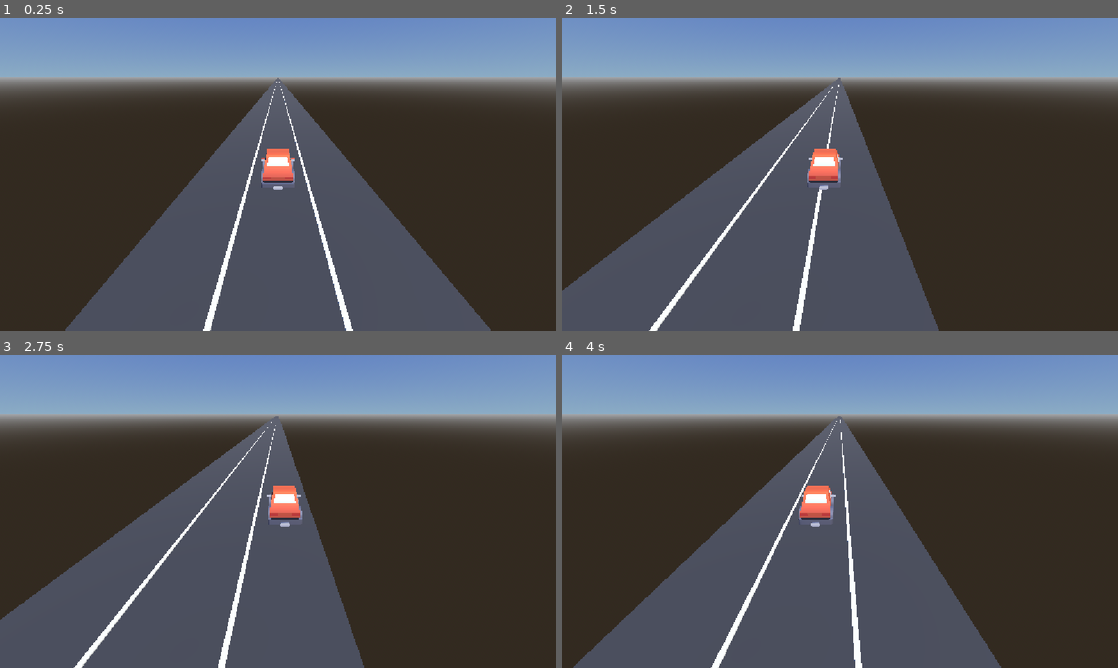
Above: before the commit, frames 1-4 (two rows, left to right).
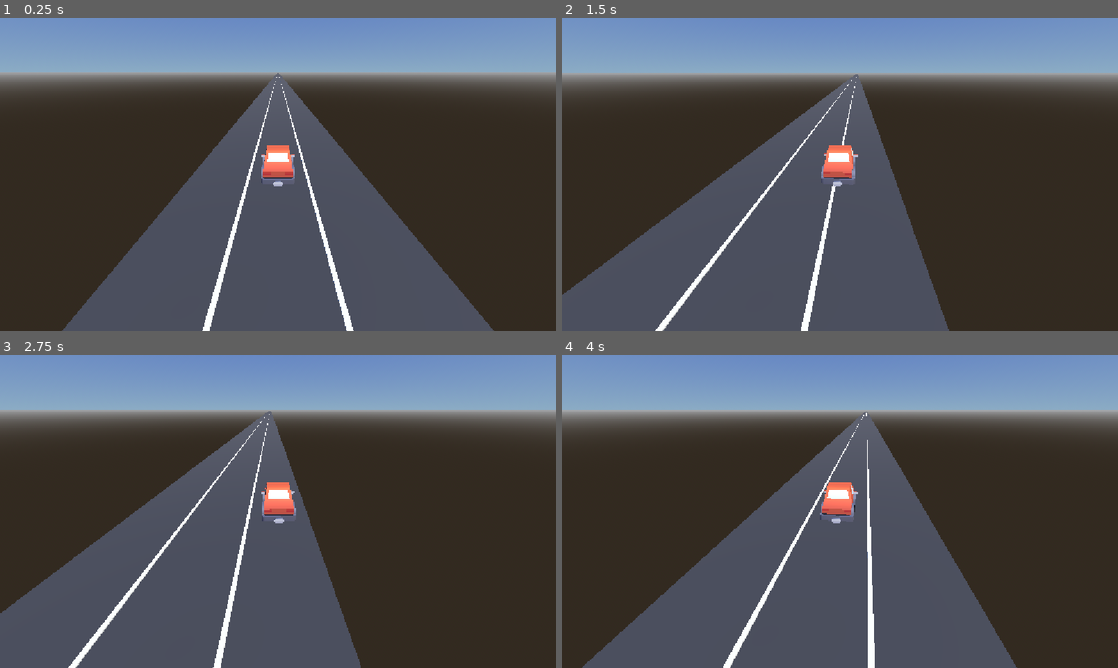
Above: after the commit, the same moments.

Repository: tiago-xavier-braga/LearnGodotEngine
Game: Godot game, scene res://scenes/levels/lvl_game.tscn
The game is run twice, just before and just after one commit, with the same random seed, the same clock (stepped at 60 frames per second) and the same inputs.
Inputs:
- Up to frame 1 (0.25 s): no input
- Up to frame 2 (1.5 s): hold D (move_right) 0.53-1.28 s; hold A (move_left) from 1.28 s (still down)
- Up to frame 3 (2.75 s): release A (move_left) at 2.03 s; hold D (move_right) from 2.03 s (still down)
- Up to frame 4 (4 s): release D (move_right) at 3.53 s; hold A (move_left) from 3.53 s (still down)

The runs differ from the first frame. In frame 1, 6.0% of the frame differs, in the area x 0-100%, y 17-100%; in frame 2, 9.5%; in frame 3, 8.1%; in frame 4, 12%.

Commit message:
feat: aimed follow camera at its target

Diff:
--- a/scripts/components/camera_follow.gd
+++ b/scripts/components/camera_follow.gd
@@ -18,3 +18,5 @@
 		lerpf(global_position.y, goal.y, weight),
 		goal.z
 	)
+
+	look_at(target.global_position, Vector3.UP)
